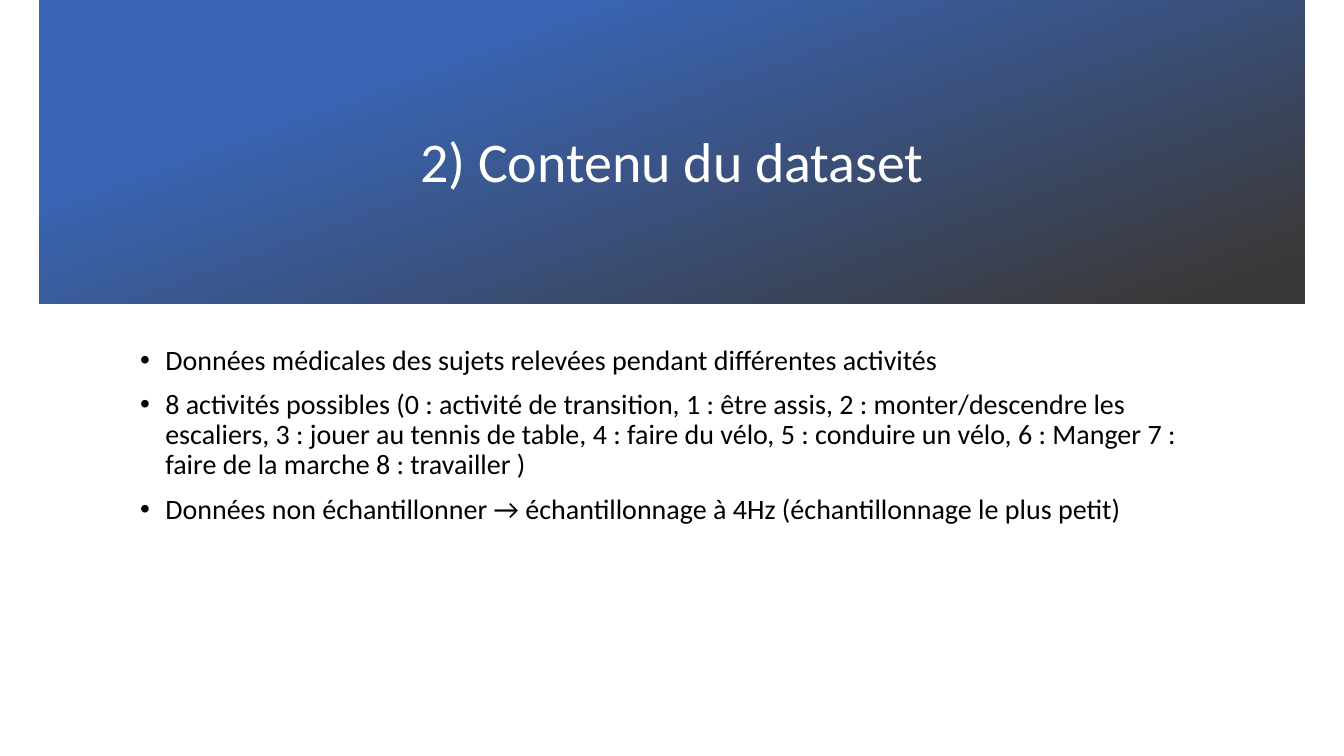
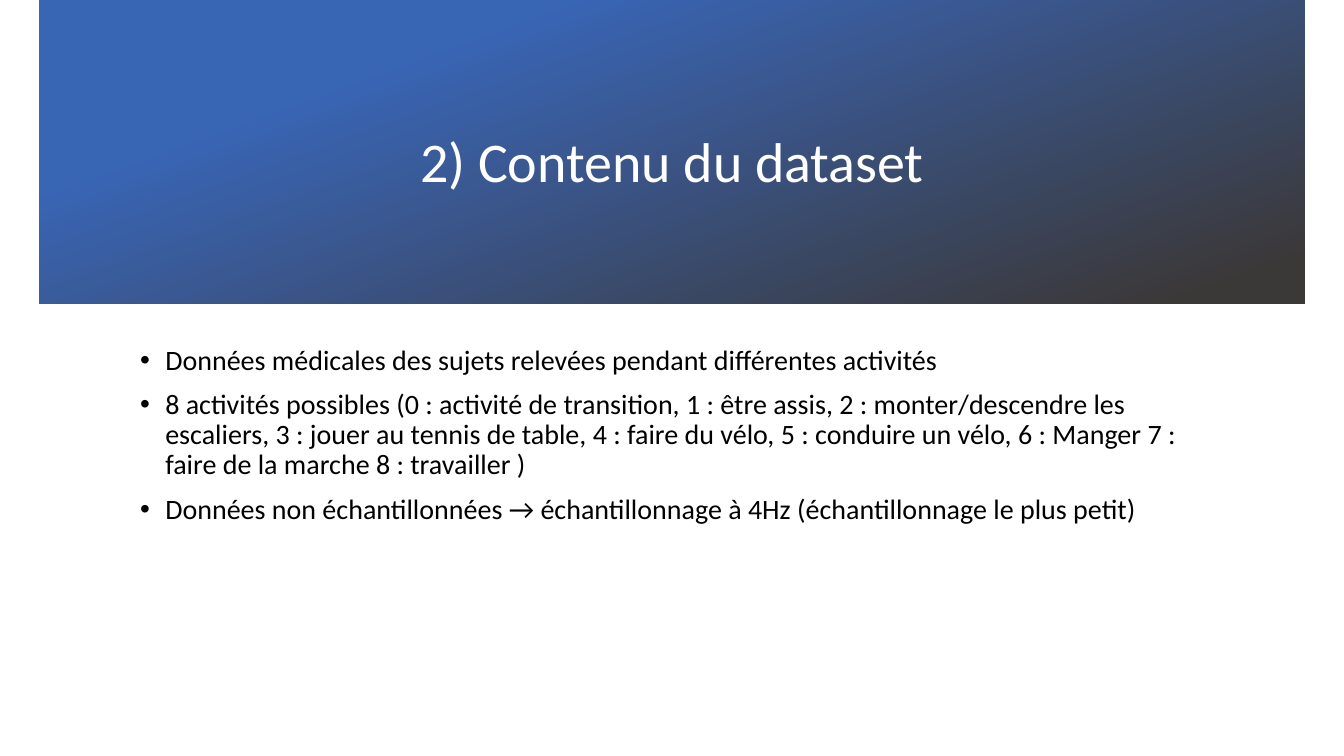
Before and after one commit to Fyxneo/python_ppgdalia, a slide deck: slide 4 of Présentation.pptx. Drawn at 1344x756 pixels with LibreOffice and Linux fonts; fonts in the diff are those of the drawing; background and template pictures are left out. Boxes give left, top, right and bottom in pixels: in the first picture for what was removed or moved away, otherwise in the second. Text is boxed around its words. In the diff, an @@ line names an element or a change of style, - is before the commit and + after.

Commit message:
Powerpoint

```diff
--- a/Présentation.pptx
+++ b/Présentation.pptx
@@ text at (165, 498, 1135, 524): text changed @@
-• Données non échantillonner → échantillonnage à 4Hz (échantillonnage le plus petit)
+• Données non échantillonnées → échantillonnage à 4Hz (échantillonnage le plus petit)
```
